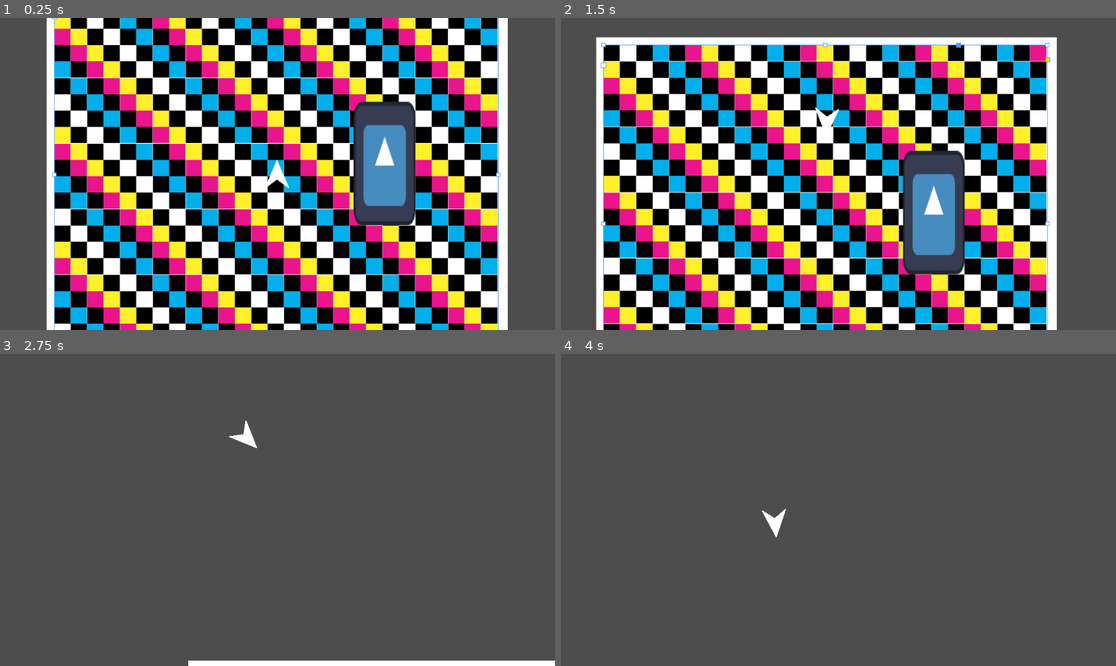
Above: before the commit, frames 1-4 (two rows, left to right).
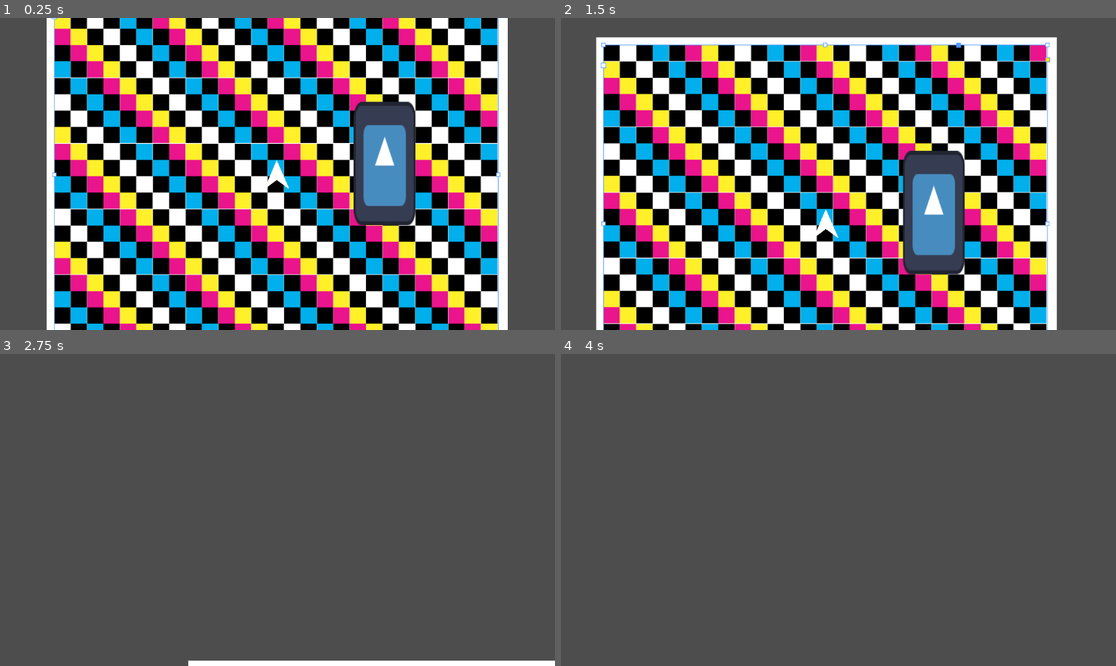
Above: after the commit, the same moments.

Repository: ParadoxArcher/Angle_Advantage
Game: Godot game, scene res://Scenes/GameScene.tscn
Same seed, same stepped clock (60 frames per second), same inputs: the game is played once before the commit and once after it. The engine's default icon, where the game draws it, is replaced by a stand-in: a white triangle on a blue panel in a dark square.
Inputs:
- Up to frame 1 (0.25 s): no input
- Up to frame 2 (1.5 s): tap Enter at 0.5 s; hold D (RotateRight) 0.53-1.28 s; hold W (Boost) 0.53-1.28 s; hold S (Back) from 1.28 s (still down); tap Space (Dodge) at 1.35 s
- Up to frame 3 (2.75 s): release S (Back) at 2.03 s; hold D (RotateRight) from 2.03 s (still down); hold W (Boost) from 2.03 s (still down)
- Up to frame 4 (4 s): release W (Boost) at 2.78 s; tap Space (Dodge) at 2.85 s; release D (RotateRight) at 3.53 s; hold A (RotateLeft) from 3.53 s (still down); hold W (Boost) from 3.53 s (still down)

The runs differ from the first frame. In frame 1, less than 0.1% of the frame differs, in the area x 48-53%, y 45-55%; in frame 2, 0.3%, in the area x 45-51%, y 28-71%; in frame 3, 0.2%; in frame 4, 0.2%.

Commit message:
vault backup: 2025-01-18 06:33:43

Diff:
--- a/zProject Files/Godot/Scenes/Player.tscn
+++ b/zProject Files/Godot/Scenes/Player.tscn
@@ -13,10 +13,6 @@
 
 [node name="CollisionPolygon2D" type="CollisionPolygon2D" parent="."]
 polygon = PackedVector2Array(55, 0.000199099, -30.0001, 36.9999, -29.9999, -36.0001)
-
-[node name="Sprite2D" type="Sprite2D" parent="."]
-scale = Vector2(0.15, 0.15)
-texture = ExtResource("2_u7ctg")
 
 [node name="Sprites" type="Node" parent="."]
 
@@ -37,3 +33,10 @@
 position = Vector2(-8.88178e-14, -52)
 scale = Vector2(0.35, 0.5)
 texture = ExtResource("5_o2ksf")
+
+[node name="Sprite2D" type="Sprite2D" parent="Sprites"]
+rotation = -1.5708
+scale = Vector2(0.15, 0.15)
+texture = ExtResource("2_u7ctg")
+
+[node name="VFX" type="Node" parent="."]
Not shown, changed: .obsidian/workspace.json
